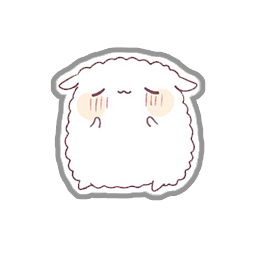
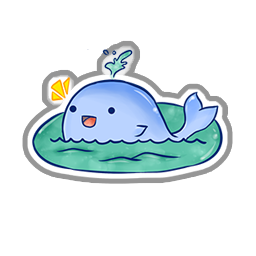
Comparing the layer stacks of the two 256 x 256 images. Changes:
added group "Whale" with 2 layers above "Bread" over [27, 45, 228, 179]
added layer "Cute-Whale-Transparent-Background" in group "Whale" over [32, 49, 223, 174]
added layer "Layer 19" in group "Whale" over [27, 45, 228, 179]
hid group "Lamb" (2 layers) over [55, 11, 201, 196]
